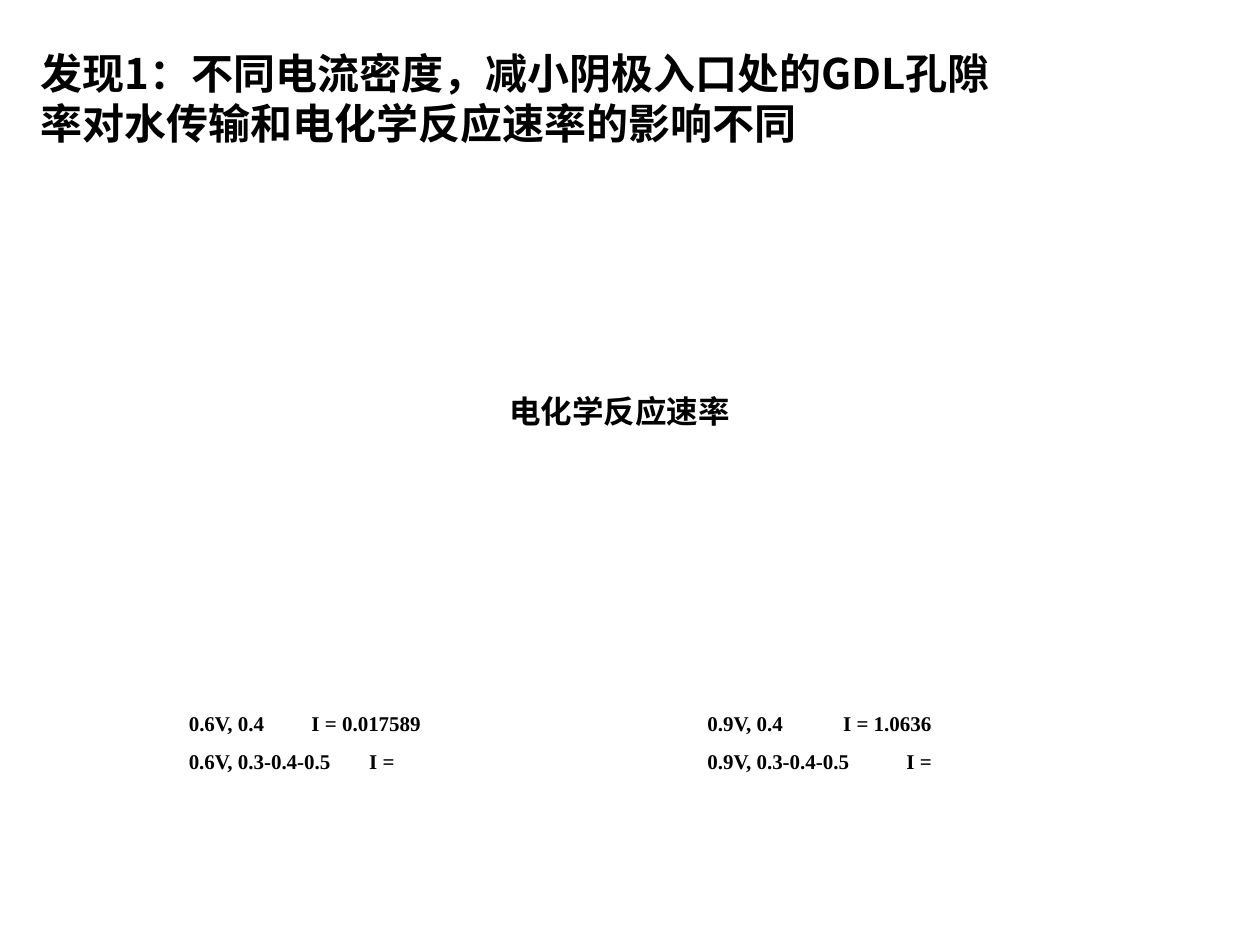
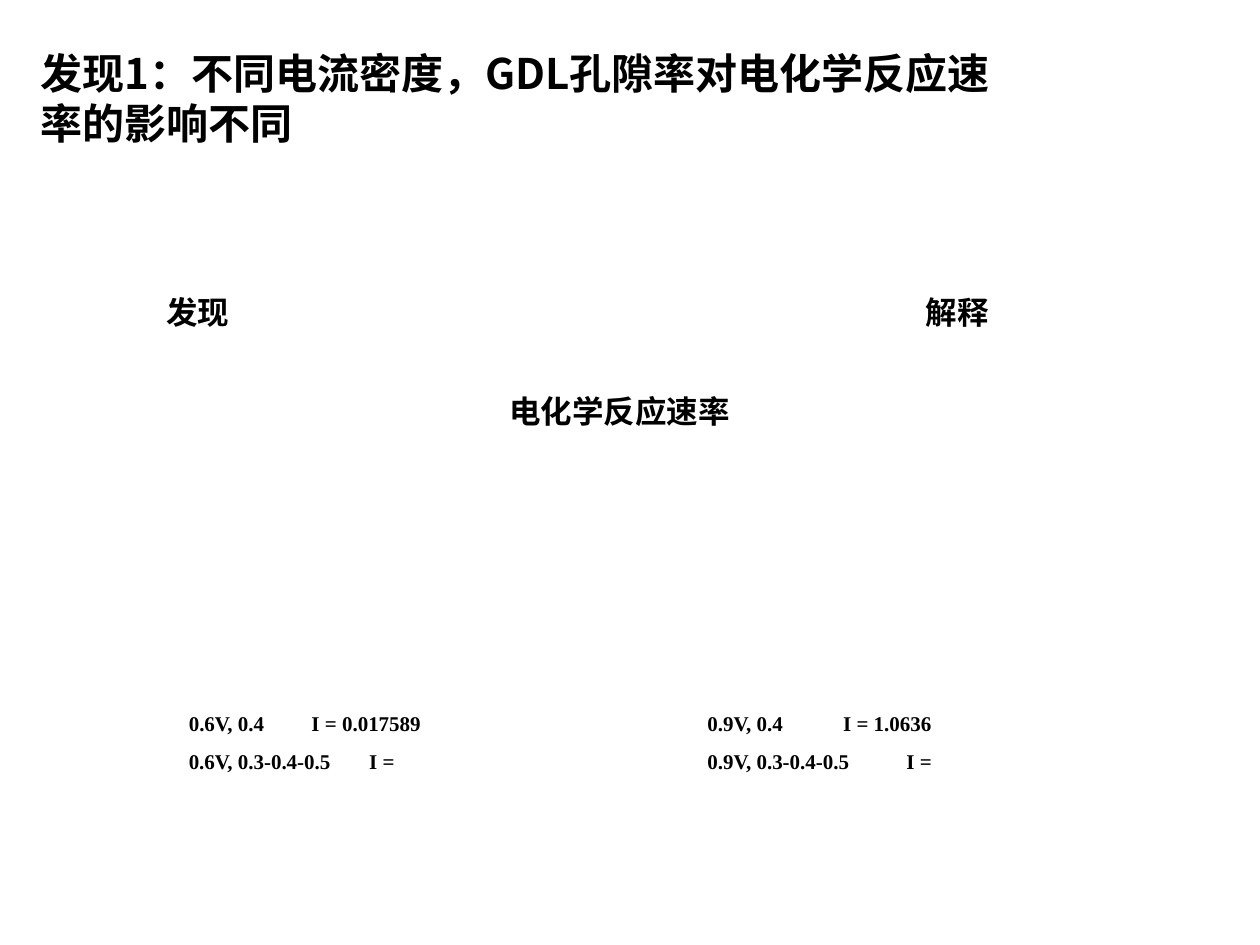
Before and after one commit to PaperStrange/ResearchRecorder, a slide deck: slide 11 of Report notes/GDL_PorosityDistribution.pptx (slide 9 before the commit). Drawn at 1260x945 pixels with LibreOffice and Linux fonts; fonts in the diff are those of the drawing. Boxes give left, top, right and bottom in pixels: in the first picture for what was removed or moved away, otherwise in the second. Text is boxed around its words. In the diff, an @@ line names an element or a change of style, - is before the commit and + after.

```diff
--- a/Report notes/GDL_PorosityDistribution.pptx
+++ b/Report notes/GDL_PorosityDistribution.pptx
@@ text at (41, 53, 990, 95): text changed @@
-发现1：不同电流密度，减小阴极入口处的GDL孔隙率对水传输和电化学反应速率的影响不同
+发现1：不同电流密度，GDL孔隙率对电化学反应速率的影响不同
@@ text added at (166, 297, 229, 327), 18 pt, text #000000, bold @@
+发现
@@ text added at (926, 297, 989, 327), 18 pt, text #000000, bold @@
+解释
```
Also in this commit, not shown: 7 other slides changed, 5 slides added, 2 slides removed.
